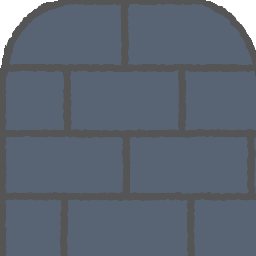
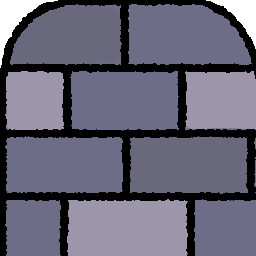
The second 256px x 256px image is a revision of the first. Changes to its layers:
painted on "lineart" over [left=0, top=0, right=256, bottom=256]
painted on "colour" over [left=0, top=0, right=256, bottom=256]
